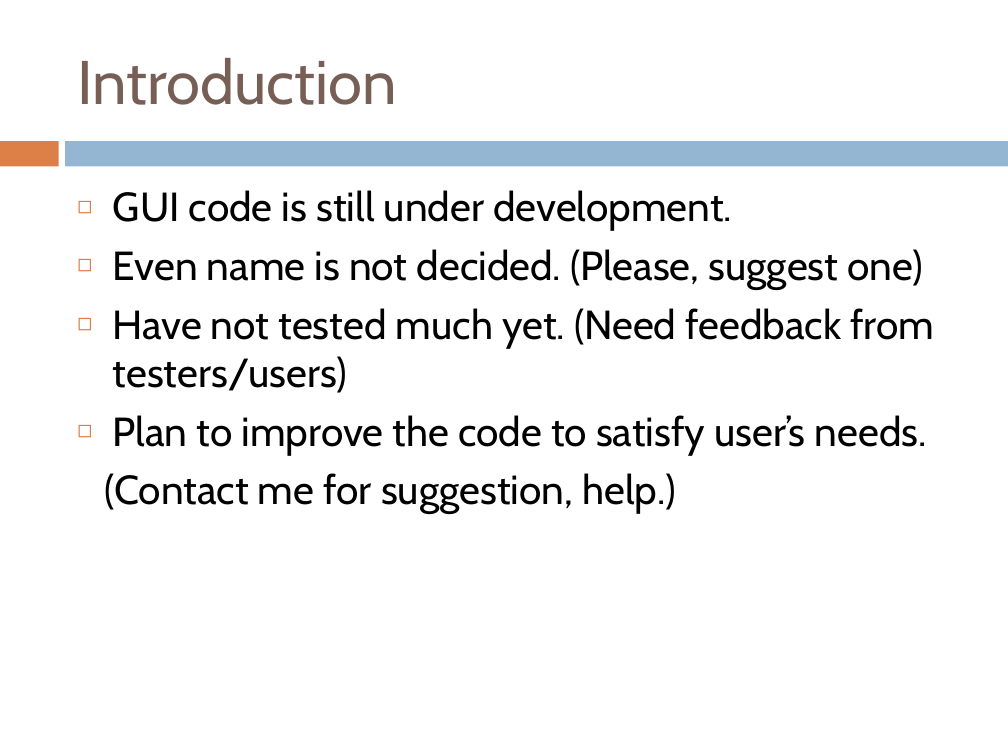
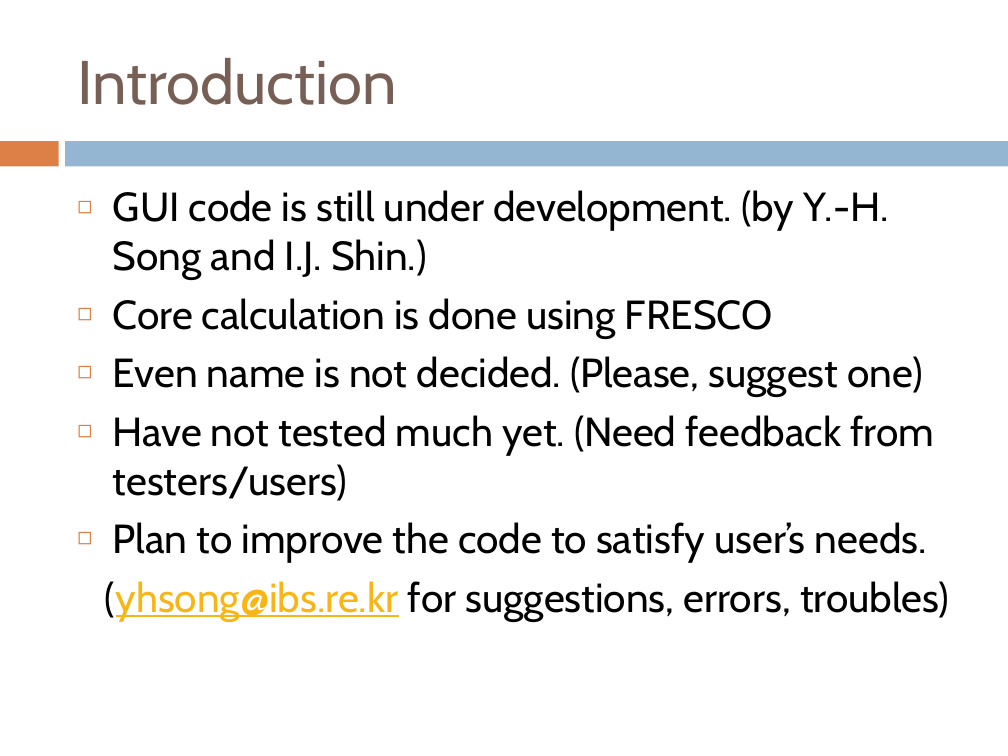
Before and after one commit to alphacentaury-github/NPSS2020, a slide deck: slide 3 of 20201007_ReactionGUI.pptx. Drawn at 1008x756 pixels with LibreOffice and Linux fonts; fonts in the diff are those of the drawing. Boxes give left, top, right and bottom in pixels: in the first picture for what was removed or moved away, otherwise in the second. Text is boxed around its words. In the diff, an @@ line names an element or a change of style, - is before the commit and + after.

```diff
--- a/20201007_ReactionGUI.pptx
+++ b/20201007_ReactionGUI.pptx
@@ text at [113, 190, 888, 338]: text changed @@
-◻ GUI code is still under development.
+◻ GUI code is still under development. (by Y.-H. Song and I.J. Shin.)
+◻ Core calculation is done using FRESCO
@@ text at [105, 581, 949, 621]: text changed @@
-(Contact me for suggestion, help.)
+(yhsong@ibs.re.kr for suggestions, errors, troubles)
```
Also in this commit, not shown: 2 other slides changed.
